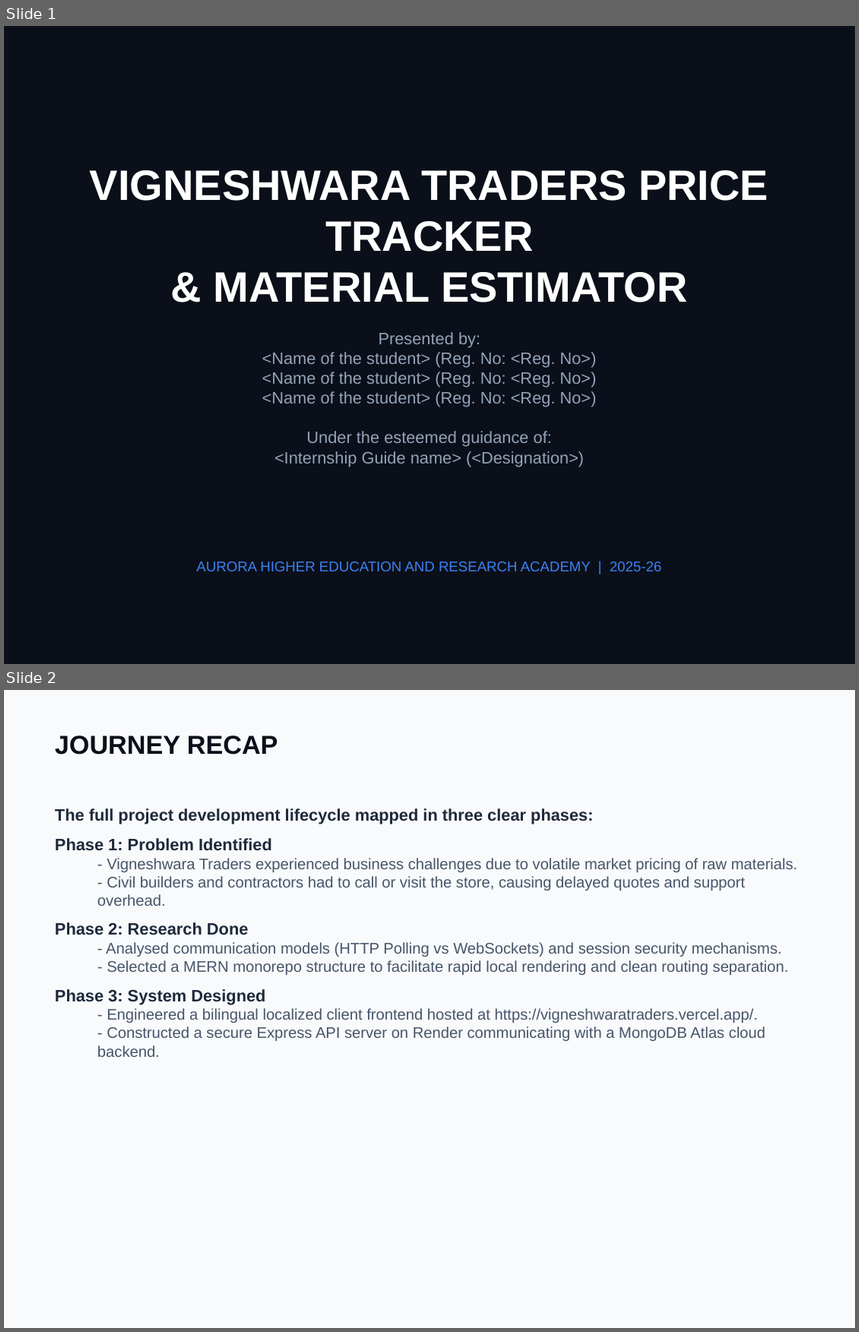
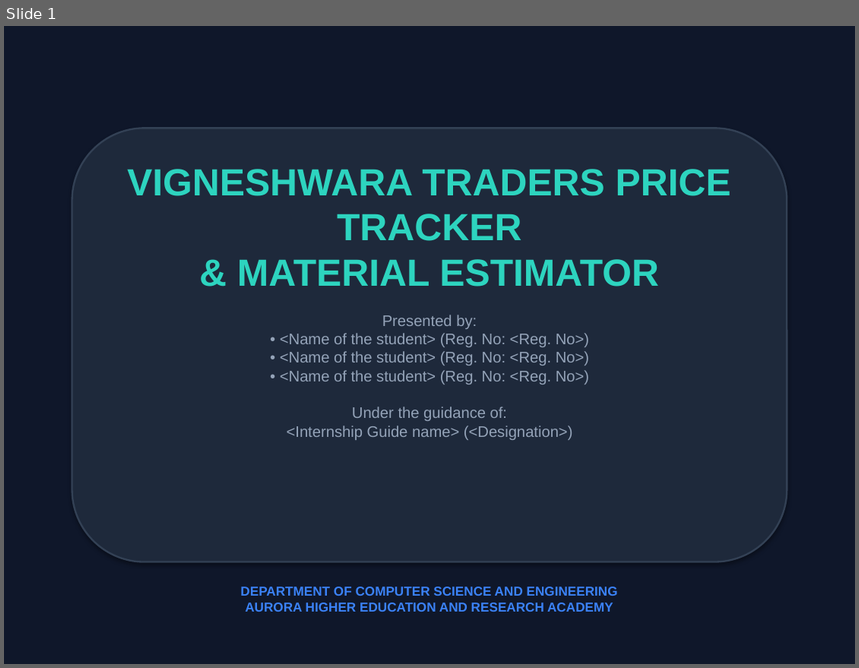
Before and after one commit to naveen7607/vigneshwara-traders, a slide deck: Final Presentation.pptx. Shown one above the other, each under a label of ours: slides 1 and 2 before the commit, slide 1 after it. The pictures are 859x1332 and 859x668 pixels, drawn with LibreOffice and Linux fonts; fonts in the diff are those of the drawing. Boxes give left, top, right and bottom in pixels: in the first picture for what was removed or moved away, otherwise in the second. Text is boxed around its words. In the diff, an @@ line names an element or a change of style, - is before the commit and + after.

Commit message:
docs: redesign Final Presentation with dark tech theme and multi-column layouts

```diff
--- a/Final Presentation.pptx
+++ b/Final Presentation.pptx
@@ slide 2 removed at (x1=4, y1=690, x2=855, y2=1328), background #F8FAFC @@
@@ text removed at (x1=55, y1=736, x2=278, y2=755) @@
-JOURNEY RECAP
@@ text removed at (x1=55, y1=809, x2=797, y2=1057) @@
-The full project development lifecycle mapped in three clear phases:
-Phase 1: Problem Identified
-  - Vigneshwara Traders experienced business challenges due to volatile market pricing of raw materials.
-  - Civil builders and contractors had to call or visit the store, causing delayed quotes and support overhead.
-Phase 2: Research Done
-  - Analysed communication models (HTTP Polling vs WebSockets) and session security mechanisms.
-  - Selected a MERN monorepo structure to facilitate rapid local rendering and clean routing separation.
-Phase 3: System Designed
-  - Engineered a bilingual localized client frontend hosted at https://vigneshwaratraders.vercel.app/.
-  - Constructed a secure Express API server on Render communicating with a MongoDB Atlas cloud backend.
@@ slide 1 changed as well @@
@@ background #0B0F19 to #0F172A @@
@@ rounded rectangle added at (x1=72, y1=128, x2=787, y2=563), fill #1E293B, outline #334155 1.5 pt @@
@@ text "VIGNESHWARA TRADERS PRICE TRACKER & ..." moved from (x1=90, y1=170, x2=769, y2=303) to (x1=127, y1=169, x2=731, y2=287) @@
@@ text "VIGNESHWARA TRADERS PRICE TRACKER & ..." at (x1=127, y1=169, x2=731, y2=287): size 36 to 32 pt, text colour #FFFFFF to #2DD4BF @@
@@ text at (x1=280, y1=315, x2=589, y2=440): text changed; size 14 to 13 pt @@
-Presented by:
-<Name of the student> (Reg. No: <Reg. No>)
-<Name of the student> (Reg. No: <Reg. No>)
-<Name of the student> (Reg. No: <Reg. No>)
-Under the esteemed guidance of:
-<Internship Guide name> (<Designation>)
+Presented by:
+• <Name of the student> (Reg. No: <Reg. No>)
+• <Name of the student> (Reg. No: <Reg. No>)
+• <Name of the student> (Reg. No: <Reg. No>)
+Under the guidance of:
+<Internship Guide name> (<Designation>)
@@ text at (x1=240, y1=587, x2=618, y2=612): text changed; size 12 to 11 pt; bold on @@
-AURORA HIGHER EDUCATION AND RESEARCH ACADEMY | 2025-26
+DEPARTMENT OF COMPUTER SCIENCE AND ENGINEERING
+AURORA HIGHER EDUCATION AND RESEARCH ACADEMY
```
Also in this commit, not shown: 7 other slides changed, 8 slides added, 7 other slides removed.
